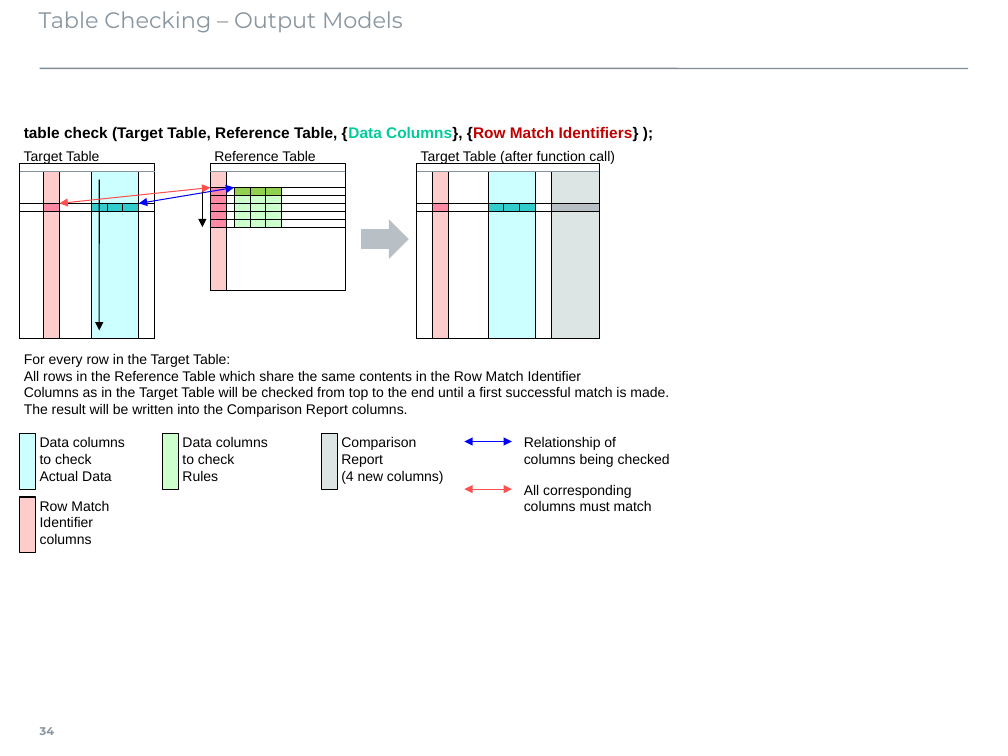
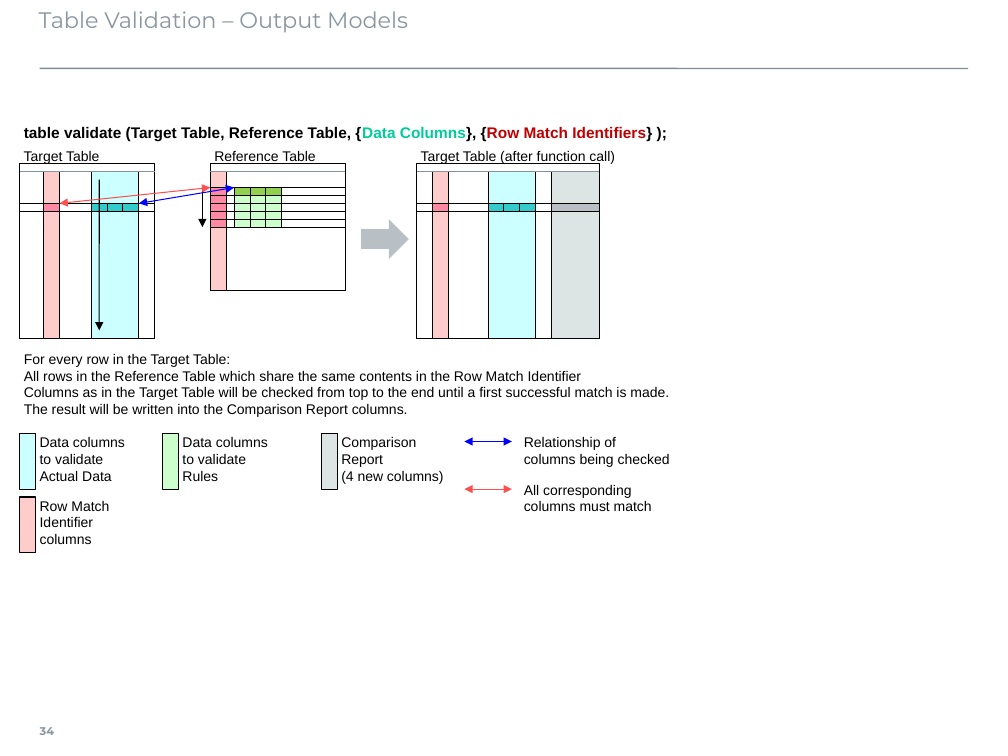
Before and after one commit to georgzurbonsen/B4P_Docu_Maker, a slide deck: slide 34 of source-docs/B4P Illustrations.pptx. Drawn at 1008x756 pixels with LibreOffice and Linux fonts; fonts in the diff are those of the drawing. Boxes give left, top, right and bottom in pixels: in the first picture for what was removed or moved away, otherwise in the second. Text is boxed around its words. In the diff, an @@ line names an element or a change of style, - is before the commit and + after.

```diff
--- a/source-docs/B4P Illustrations.pptx
+++ b/source-docs/B4P Illustrations.pptx
@@ title at (39, 11, 408, 32): text changed @@
-Table Checking – Output Models
+Table Validation – Output Models
@@ text at (24, 127, 652, 141): text changed @@
-table check (Target Table, Reference Table, {Data Columns}, {Row Match Identifiers} );
+table validate (Target Table, Reference Table, {Data Columns}, {Row Match Identifiers} );
@@ text at (40, 437, 125, 464): text changed @@
-Data columns
-to check
+Data columns
+to validate
@@ text at (182, 454, 246, 464): text changed @@
-to check
+to validate
```
Also in this commit, not shown: 4 other slides changed, 43 other files.
